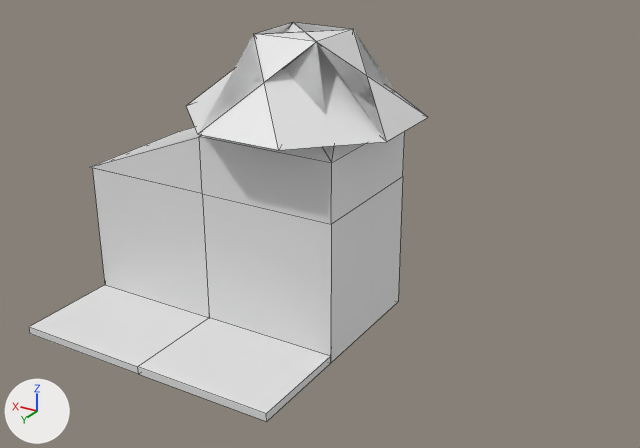
Before and after pictures for a commit that changed the Blender file house.blend.
Before and after are seen from a 50 mm camera at (-6.06, 9.71, 6.37) aimed at (-0.57, 0.55, 1.8). The lights are fixed; the arrows at lower left show +X, +Y and +Z. Mesh edges are drawn as thin lines.
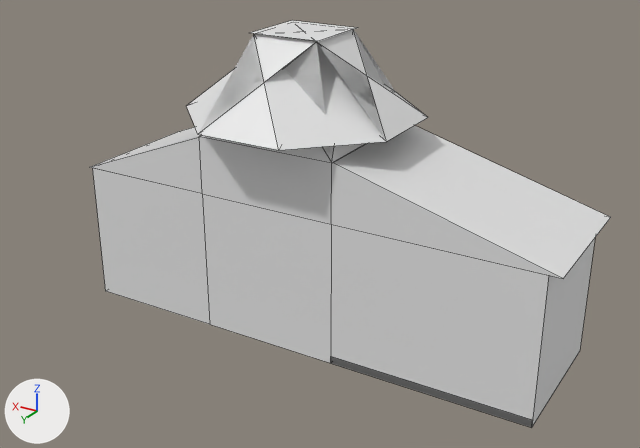
The change, as a diff of the scene's bpy script:
```diff
--- a/house.blend.py
+++ b/house.blend.py
@@ me_cube @@
 # used by ob_cube; location = (0.0, 0.0, 1.05)
-me_cube.from_pydata(...)  # 56 vertices, 56 faces; spans x -1.52..3.07, y -1.52..2.5, z -1.0..3.1
+me_cube.from_pydata(...)  # 57 vertices, 55 faces, 4 loose edges; spans x -3.9..3.07, y -1.52..1.52, z -1.0..3.1
+# me_cube part 1
+# 8 vertices are removed from x -1.0..3.01, y 0.95..2.5, z -1.0..-0.78
+# 12 faces are deleted
+# 4 vertices are added at (-3.9, 1.0, 1.0), (-3.9, -1.0, 1.0), (-1.02, 1.0, 1.8), (-1.02, -1.0, 1.8)
+# 5 new vertices lie (-2.74, 0.0, 0.0) away from vertices in x -1.0, y -1.0..1.0, z -1.0..1.0
+# 4 loose edges are added
+# 11 new faces join them
 me_cube.materials.append(mat_material)
@@ me_plane @@
+me_plane.from_pydata([(-1.0, -1.0, 0.0), (1.0, -1.0, 0.0), (-1.0, 1.0, 0.0), (1.0, 1.0, 0.0)], [], [(0, 1, 3, 2)])
@@ ob_plane @@
+ob_plane = bpy.data.objects.new('Plane', me_plane)
+ob_plane.location = (0.0, 0.0, 4.17)
+ob_plane.scale = (0.508, 0.508, 1.0)
```

Changed parts and their boxes (x1, y1, x2, y2) in the pictures (640 x 448 px; the box of a moved part takes in the faces that stretch with it):
'Cube', reshaped (30% wider)
    before: (29, 22, 428, 422)
    after: (90, 29, 611, 428)
'Plane', added
    after: (250, 20, 356, 41)
part 1 of me_cube, moved or reshaped
    before: (29, 131, 405, 422)
    after: (331, 126, 611, 428)
